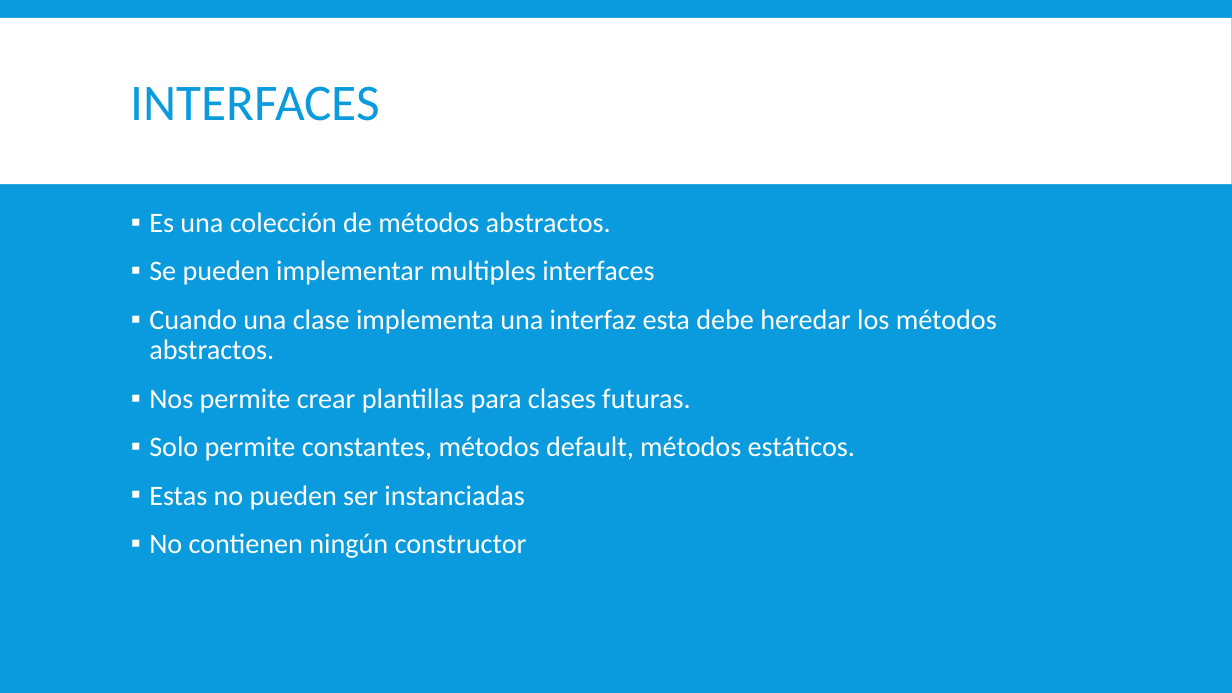
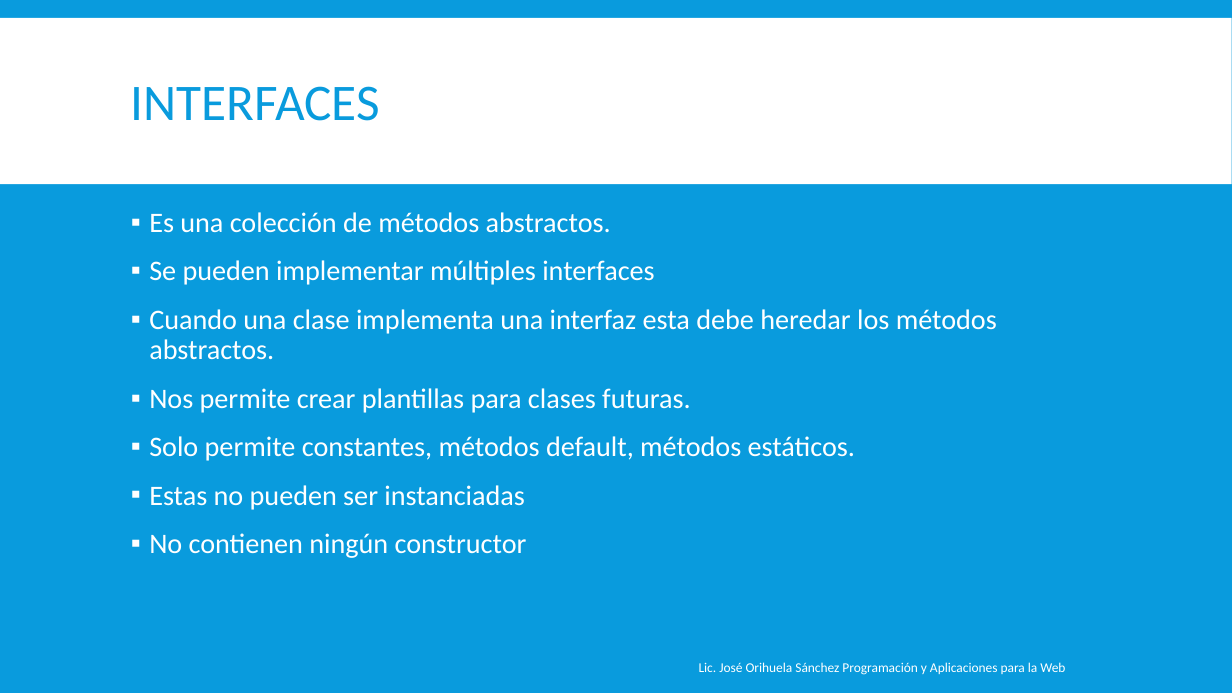
Before and after one commit to magoclown/PAPW, a slide deck: slide 15 of Presentaciones/Segundo Parcial/Introducción a POO con Java.pptx. Drawn at 1232x693 pixels with LibreOffice and Linux fonts; fonts in the diff are those of the drawing. Boxes give left, top, right and bottom in pixels: in the first picture for what was removed or moved away, otherwise in the second. Text is boxed around its words. In the diff, an @@ line names an element or a change of style, - is before the commit and + after.

```diff
--- a/Presentaciones/Segundo Parcial/Introducción a POO con Java.pptx
+++ b/Presentaciones/Segundo Parcial/Introducción a POO con Java.pptx
@@ text at box(149, 260, 654, 285): text changed @@
-▪ Se pueden implementar multiples interfaces
+▪ Se pueden implementar múltiples interfaces
@@ text added at box(699, 662, 1065, 675), 10.5 pt, text #FFFFFF @@
+Lic. José Orihuela Sánchez Programación y Aplicaciones para la Web
```
Also in this commit, not shown: 16 other slides changed, 2 slides added, 2 other files.
